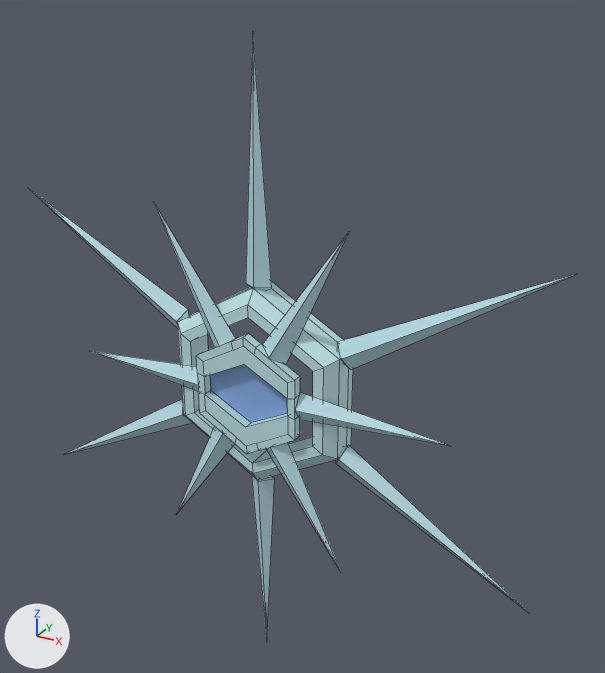
Two versions of the Blender file Enemies/SnowflakeEntity.blend, one commit apart.
Camera for both pictures: a 50 mm lens placed at (4.04, -6.47, 3.88), pointed at (0.29, 0.35, 0.47). Every picture has the same lights, and +X, +Y and +Z are marked at lower left. The first picture is the older version. Mesh edges are drawn as thin lines.

Names of what the first picture shows: 'CentralEye', 'FacePlate', 'Spike0', 'Spike1', 'Spike2', 'Spike3', 'Spike4', 'Spike5'.
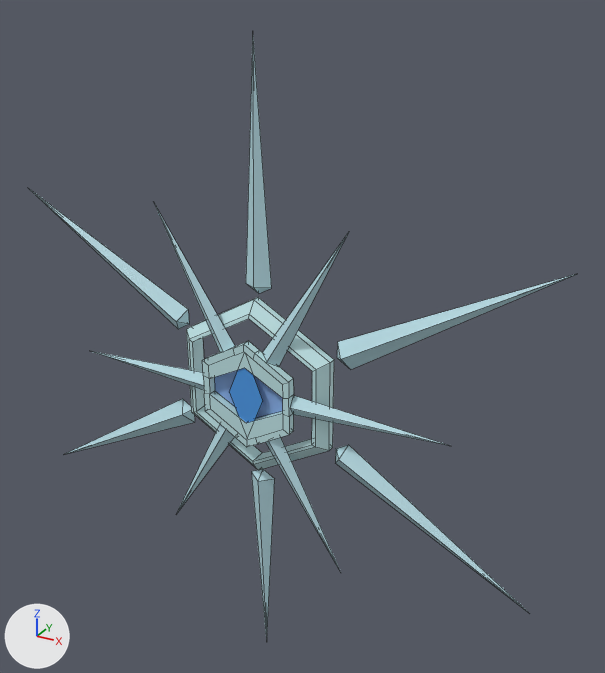
Changed parts and their boxes (x1, y1, x2, y2) in the pictures (605 x 673 px; the box of a moved part takes in the faces that stretch with it):
'CentralEye', reshaped: before (91, 203, 450, 572); after (91, 205, 450, 572)
'FacePlate', reshaped (16% narrower, 13% shorter): before (177, 281, 353, 480); after (186, 297, 334, 470)
'Pupil', added (blue): after (229, 368, 263, 423)
part 1 of me_circle, rebuilt (14% narrower, 10% shorter): before (177, 288, 349, 480); after (186, 297, 334, 470)
part 2 of me_circle, deleted (mostly hidden): before (191, 281, 353, 446)
part 3 of me_circle_002, moved or reshaped: before (196, 333, 300, 454); after (202, 341, 294, 447)
part 4 of me_circle_002, moved or reshaped: before (295, 393, 450, 446); after (290, 395, 450, 446)
part 5 of me_circle_002, moved or reshaped: before (91, 351, 198, 391); after (91, 351, 204, 390)
part 6 of me_circle_002, moved or reshaped: before (154, 203, 349, 364); after (155, 205, 349, 367)
part 7 of me_circle_002, moved or reshaped: before (177, 427, 341, 572); after (177, 424, 341, 572)

Patch to the scene script:
```diff
--- a/Enemies/SnowflakeEntity.blend.py
+++ b/Enemies/SnowflakeEntity.blend.py
@@ me_circle @@
-me_circle.from_pydata(...)  # 42 vertices, 36 faces; spans x -0.93..0.93, y -0.2..0.2, z -1.08..1.08
+me_circle.from_pydata(...)  # 30 vertices, 30 faces; spans x -0.83..0.83, y -0.19..0.0, z -0.96..0.96
+# me_circle part 1: the loose piece of 30 vertices spanning x -0.93..0.93, y -0.2..0.1, z -1.08..1.08 is rebuilt with 30 vertices and now spans x -0.83..0.83, y -0.19..0.0, z -0.96..0.96
+# me_circle part 2: the loose piece of 12 vertices spanning x -0.93..0.93, y 0.1..0.2, z -1.08..1.08 is deleted
 me_circle.materials.append(mat_lighticecenter)
@@ me_circle_002 @@
-me_circle_002.from_pydata(...)  # 90 vertices, 89 faces; spans x -2.1..2.1, y -0.3..-0.2, z -1.82..1.82
-me_circle_002.vertices[60].co = (0.28, -0.2, 0.49)
-me_circle_002.vertices[61].co = (0.15, -0.2, 0.56)  # pixel (262, 344)
-me_circle_002.vertices[62].co = (0.28, -0.3, 0.49)  # pixel (268, 358)
-me_circle_002.vertices[63].co = (-0.28, -0.2, 0.49)
-me_circle_002.vertices[65].co = (-0.15, -0.2, 0.56)  # pixel (235, 338)
-me_circle_002.vertices[66].co = (-0.28, -0.3, 0.49)  # pixel (219, 346)
-me_circle_002.vertices[72].co = (0.41, -0.2, 0.41)  # pixel (285, 364)
-me_circle_002.vertices[85].co = (-0.41, -0.2, 0.41)  # pixel (214, 347)
-me_circle_002.vertices[74].co = (0.41, -0.2, -0.41)
-me_circle_002.vertices[75].co = (0.28, -0.3, -0.49)  # pixel (270, 447)
-me_circle_002.vertices[77].co = (-0.28, -0.2, -0.49)
-me_circle_002.vertices[78].co = (-0.15, -0.2, -0.56)
-me_circle_002.vertices[79].co = (0.28, -0.2, -0.49)
-me_circle_002.vertices[80].co = (0.15, -0.2, -0.56)
-me_circle_002.vertices[83].co = (-0.41, -0.2, -0.41)
-me_circle_002.vertices[84].co = (-0.28, -0.3, -0.49)  # pixel (223, 433)
+me_circle_002.from_pydata(...)  # 90 vertices, 89 faces; spans x -2.1..2.1, y -0.29..-0.2, z -1.82..1.82
+# me_circle_002 part 3: the loose piece of 60 vertices spanning x -0.56..0.56, y -0.3..-0.2, z -0.65..0.65 is scaled about its middle by 0.882
+# me_circle_002 part 4: the loose piece of 5 vertices spanning x 0.56..2.1, y -0.3..-0.2, z -0.15..0.15 is scaled about its middle by (1.04, 0.748, 0.706), then moved by (-0.03, 0.01, 0.0)
+# me_circle_002 part 5: the loose piece of 5 vertices spanning x -2.1..-0.56, y -0.3..-0.2, z -0.15..0.15 is scaled about its middle by (1.04, 0.748, 0.706), then moved by (0.03, 0.01, 0.0)
+# me_circle_002 part 6
+me_circle_002.vertices[60].co = (0.25, -0.21, 0.43)
+me_circle_002.vertices[61].co = (0.16, -0.21, 0.48)  # pixel (262, 352)
+me_circle_002.vertices[62].co = (0.25, -0.28, 0.43)  # pixel (266, 362)
+me_circle_002.vertices[63].co = (-0.25, -0.21, 0.43)
+me_circle_002.vertices[65].co = (-0.16, -0.21, 0.48)  # pixel (235, 346)
+me_circle_002.vertices[66].co = (-0.25, -0.28, 0.43)  # pixel (223, 352)
+me_circle_002.vertices[72].co = (0.34, -0.21, 0.38)  # pixel (278, 366)
+me_circle_002.vertices[85].co = (-0.34, -0.21, 0.38)  # pixel (219, 352)
+# me_circle_002 part 7
+me_circle_002.vertices[74].co = (0.34, -0.21, -0.38)
+me_circle_002.vertices[75].co = (0.25, -0.28, -0.43)  # pixel (268, 440)
+me_circle_002.vertices[77].co = (-0.25, -0.21, -0.43)
+me_circle_002.vertices[78].co = (-0.16, -0.21, -0.48)
+me_circle_002.vertices[79].co = (0.25, -0.21, -0.43)
+me_circle_002.vertices[80].co = (0.16, -0.21, -0.48)
+me_circle_002.vertices[83].co = (-0.34, -0.21, -0.38)
+me_circle_002.vertices[84].co = (-0.25, -0.28, -0.43)  # pixel (226, 428)
 me_circle_002.materials.append(mat_lighticecenter)
@@ me_plane @@
+me_plane.from_pydata([(-0.198, -0.283, 0.0), (0.0, -0.283, -0.481), (0.0, -0.283, 0.481), (0.198, -0.283, 0.0)], [], [(0, 1, 3, 2)])
+me_plane.materials.append(mat_pupil)  # blue #4d9ae7
@@ ob_pupil @@
+ob_pupil = bpy.data.objects.new('Pupil', me_plane)
+ob_pupil.location = (0.0, 0.0, 0.0)
```
